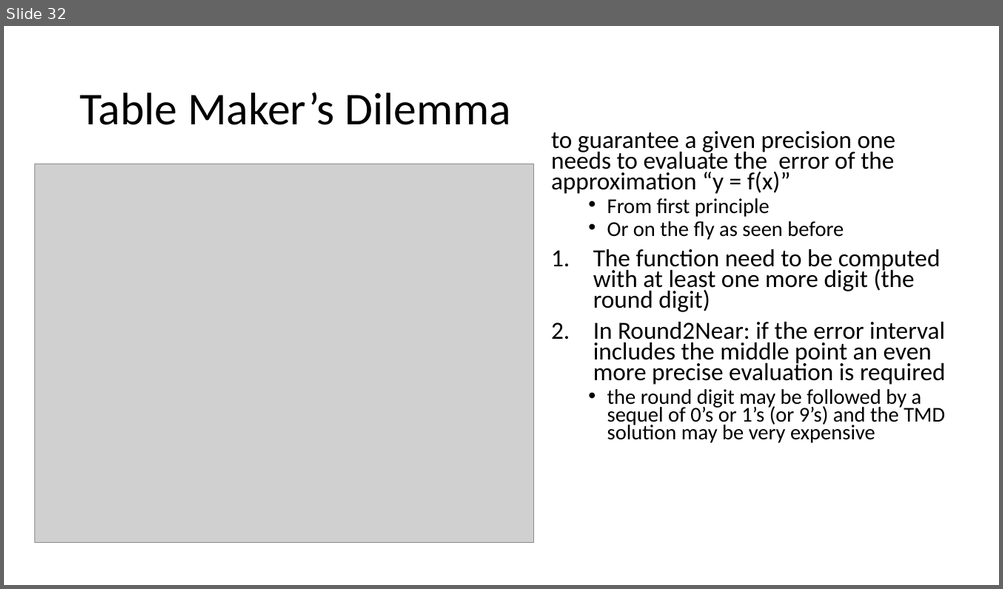
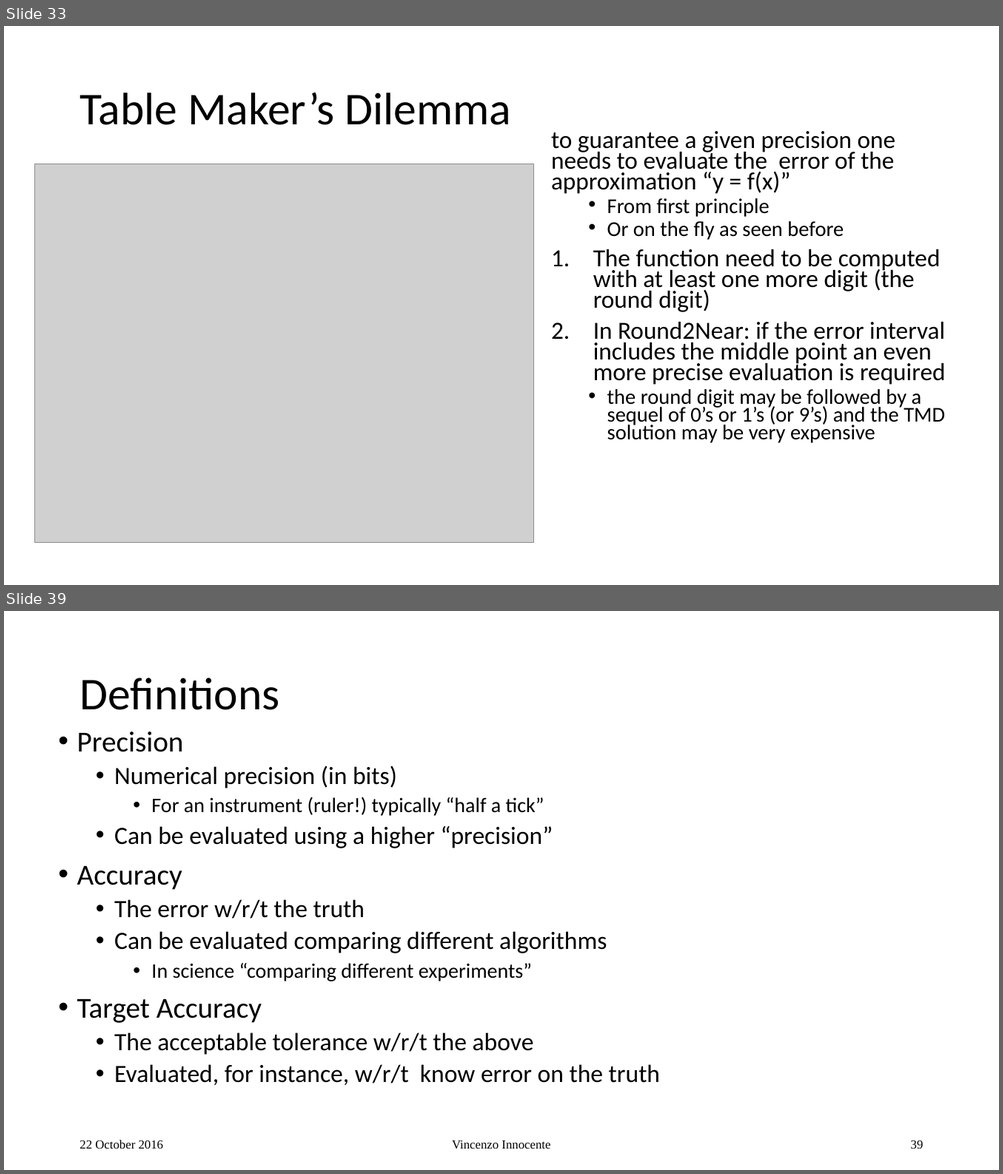
Before and after one commit to VinInn/FPCourse, a slide deck: Slides/FPforScientist.pptx. Shown one above the other, each under a label of ours: slide 32 before the commit, slides 33 and 39 after it; the slides between them are not shown. The pictures are 1003x589 and 1003x1174 pixels, drawn with LibreOffice and Linux fonts; fonts in the diff are those of the drawing; grey boxes stand for pictures. Boxes give left, top, right and bottom in pixels: in the first picture for what was removed or moved away, otherwise in the second. Text is boxed around its words. In the diff, an @@ line names an element or a change of style, - is before the commit and + after.

```diff
--- a/Slides/FPforScientist.pptx
+++ b/Slides/FPforScientist.pptx
@@ slide 39 added at [4, 611, 999, 1170], background #FFFFFF @@
@@ title added at [79, 678, 279, 710], 44 pt, text #000000 @@
+Definitions
@@ text added at [77, 732, 660, 1085], 24 pt, text #000000 @@
+• Precision
+  • Numerical precision (in bits)
+    • For an instrument (ruler!) typically “half a tick”
+  • Can be evaluated using a higher “precision”
+• Accuracy
+  • The error w/r/t the truth
+  • Can be evaluated comparing different algorithms
+    • In science “comparing different experiments”
+• Target Accuracy
+  • The acceptable tolerance w/r/t the above
+  • Evaluated, for instance, w/r/t know error on the truth
@@ text added at [79, 1140, 164, 1149], 12 pt, text #000000 @@
+22 October 2016
@@ text added at [452, 1141, 550, 1149], 12 pt, text #000000 @@
+Vincenzo Innocente
@@ page number added at [910, 1141, 923, 1149], 12 pt, text #000000 @@
+39
@@ what was slide 32 is now slide 33 @@
```
Also in this commit, not shown: 1 slide changed, 6 other slides added, 1 other file.
